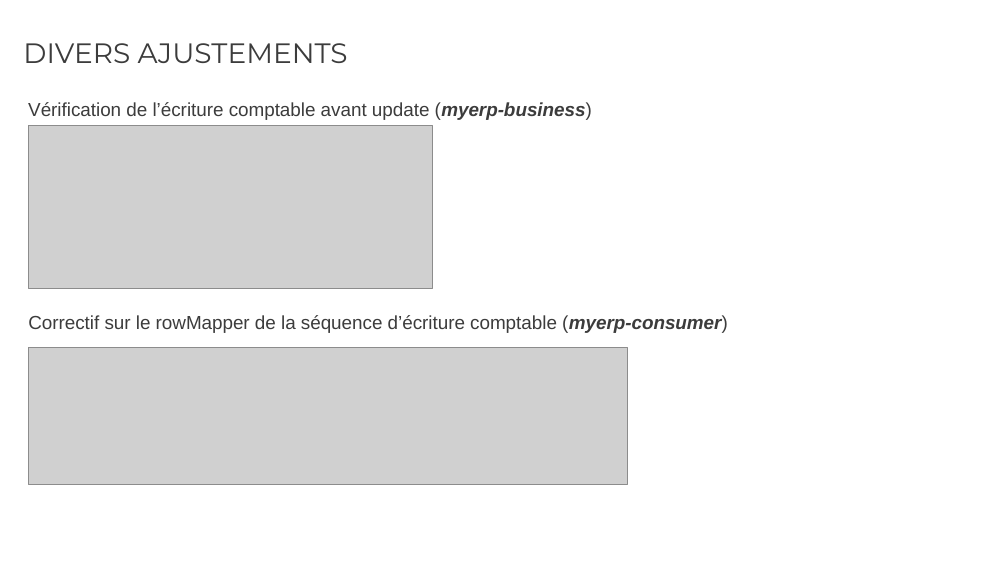
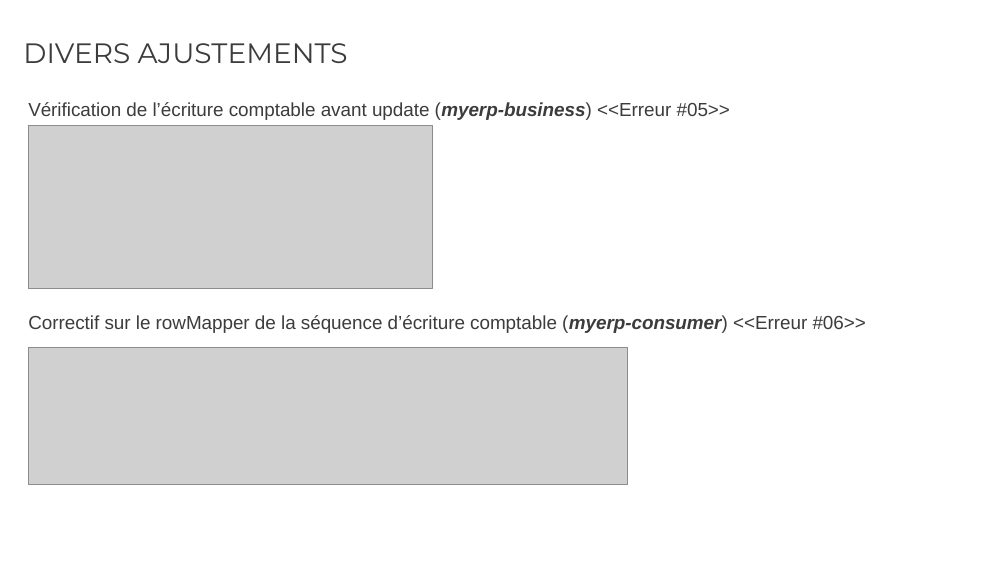
Before and after one commit to rvallet/ocp9-projetB4, a slide deck: slide 8 of doc/Présentation_OCP9_projetB4.pptx. Drawn at 1008x567 pixels with LibreOffice and Linux fonts; fonts in the diff are those of the drawing; grey boxes stand for pictures. Boxes give left, top, right and bottom in pixels: in the first picture for what was removed or moved away, otherwise in the second. Text is boxed around its words. In the diff, an @@ line names an element or a change of style, - is before the commit and + after.

```diff
--- a/doc/Présentation_OCP9_projetB4.pptx
+++ b/doc/Présentation_OCP9_projetB4.pptx
@@ text at <box>28,102,730,120</box>: text changed @@
-Vérification de l’écriture comptable avant update (myerp-business)
+Vérification de l’écriture comptable avant update (myerp-business) <<Erreur #05>>
@@ text at <box>28,315,866,333</box>: text changed @@
-Correctif sur le rowMapper de la séquence d’écriture comptable (myerp-consumer)
+Correctif sur le rowMapper de la séquence d’écriture comptable (myerp-consumer) <<Erreur #06>>
```
Also in this commit, not shown: 6 other slides changed, 2 slides added, 2 other files.
